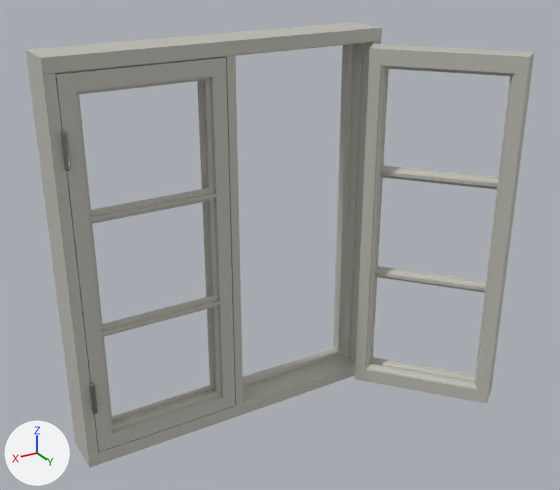
A saved change to the glTF model fonsteranim.glb.
Rendered twice from a camera (50 mm lens) standing at (1.049, 2.043, 0.982) and looking at (-0.098, 0.132, 0.026). The lights are fixed; the arrows at lower left show +X, +Y and +Z. Where no turn or scale is listed for an object, it has been applied to the vertices.
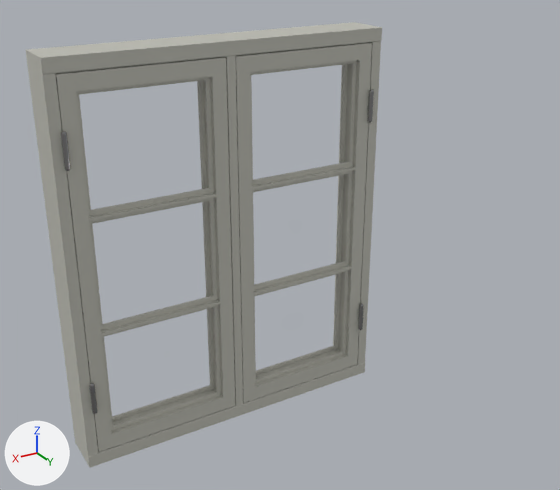
ob_empty is not drawn itself; it is the parent of ob_bågsidostycke_001, ob_bågsidostycke_002, ob_plane_036, ob_plane_037, ob_plane_042.

Boxes [x1, y1, x2, y2] around the edits, measured in the pictures (560 x 490 px):
'Plane.036', turned, moved: before [355, 44, 534, 403]; after [235, 42, 372, 403]
'Plane.037', turned, moved: before [380, 44, 519, 76]; after [247, 44, 361, 75]
'Plane.042', turned, moved: before [364, 357, 477, 402]; after [255, 346, 348, 399]
'Bågsidostycke.001', turned, moved: before [381, 166, 498, 189]; after [252, 162, 356, 193]
'Bågsidostycke.002', turned, moved: before [375, 266, 486, 293]; after [254, 261, 352, 296]
'Karmsidostycke', unchanged, covered by the edit: before [333, 41, 381, 363]; after [333, 41, 381, 365]

The change in detail:
Object 'Empty' (ob_empty) turns from (0, 0, -110) to (0, 0, -10) degrees about x, y and z.
Object 'Bågsidostycke.001' (ob_bågsidostycke_001) moves from (-0.248, -0.37, -0.209) to (0.443, 0.0482, -0.209).
Object 'Bågsidostycke.001' (ob_bågsidostycke_001) turns from (0, 0, -120) to (0, 0, 10) degrees about x, y and z.
Object 'Bågsidostycke.002' (ob_bågsidostycke_002) moves from (-0.248, -0.37, -0.577) to (0.443, 0.0482, -0.577).
Object 'Bågsidostycke.002' (ob_bågsidostycke_002) turns from (0, 0, -120) to (0, 0, 10) degrees about x, y and z.
Object 'Plane.036' (ob_plane_036) moves from (-0.268, -0.312, -0.994) to (0.411, -0.00462, -0.994).
Object 'Plane.036' (ob_plane_036) turns from (0, 0, -120) to (0, 0, 10) degrees about x, y and z.
Object 'Plane.037' (ob_plane_037) moves from (-0.307, -0.336, 0.171) to (0.454, -0.0188, 0.171).
Object 'Plane.037' (ob_plane_037) turns from (0, 0, -120) to (0, 0, 10) degrees about x, y and z.
Object 'Plane.042' (ob_plane_042) moves from (-0.107, 0.00927, -0.962) to (0.0617, -0.088, -0.962).
Object 'Plane.042' (ob_plane_042) turns from (-180, 0, 60) to (0, -180, 10) degrees about x, y and z.
